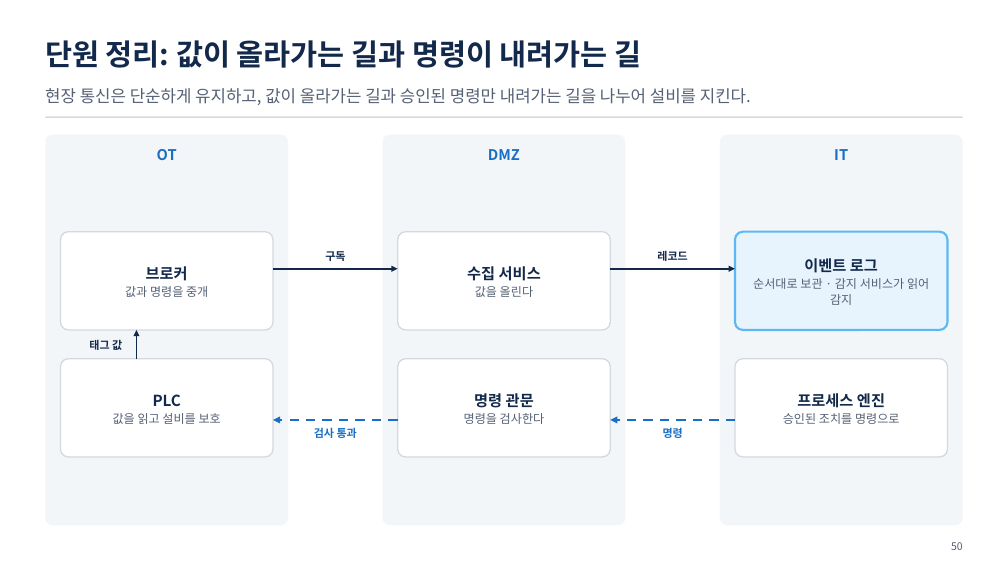
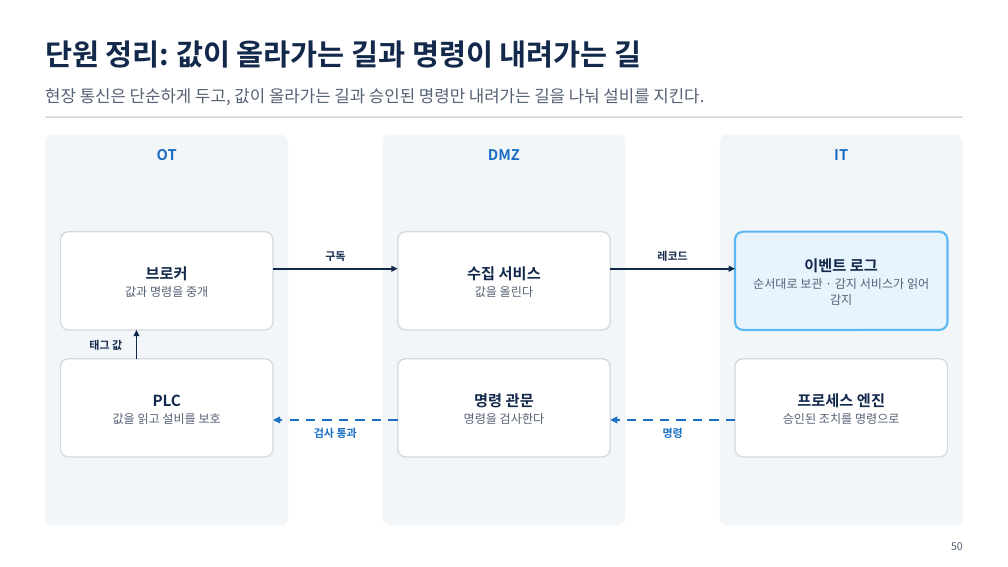
Before and after one commit to uengine-oss/hyd-iot-edu, a slide deck: slide 50 of course/slides/practical/실전반_01일차.pptx. Drawn at 1008x567 pixels with LibreOffice and Linux fonts; fonts in the diff are those of the drawing. Boxes give left, top, right and bottom in pixels: in the first picture for what was removed or moved away, otherwise in the second. Text is boxed around its words. In the diff, an @@ line names an element or a change of style, - is before the commit and + after.

```diff
--- a/course/slides/practical/실전반_01일차.pptx
+++ b/course/slides/practical/실전반_01일차.pptx
@@ text at box(45, 88, 704, 105): text changed @@
-현장 통신은 단순하게 유지하고, 값이 올라가는 길과 승인된 명령만 내려가는 길을 나누어 설비를 지킨다.
+현장 통신은 단순하게 두고, 값이 올라가는 길과 승인된 명령만 내려가는 길을 나눠 설비를 지킨다.
```
Also in this commit, not shown: 5 other slides changed, 8 other files.
